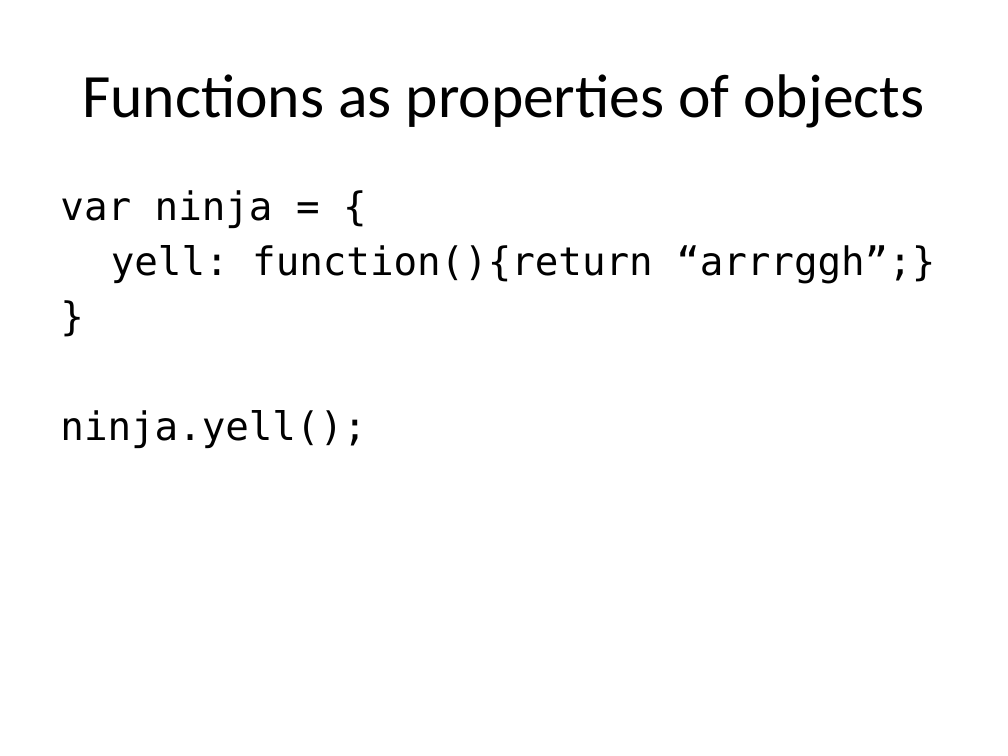
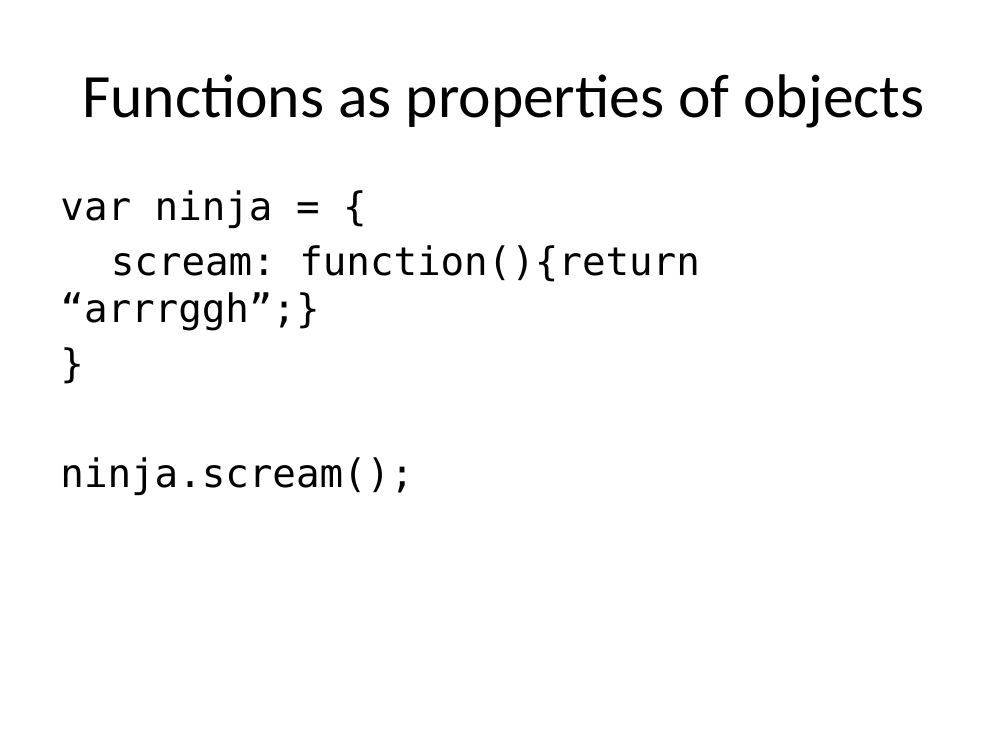
Before and after one commit to kimon-satan/SAEjavaScript, a slide deck: slide 4 of week8/slides/week8.pptx (slide 5 before the commit). Drawn at 1008x756 pixels with LibreOffice and Linux fonts; fonts in the diff are those of the drawing. Boxes give left, top, right and bottom in pixels: in the first picture for what was removed or moved away, otherwise in the second. Text is boxed around its words. In the diff, an @@ line names an element or a change of style, - is before the commit and + after.

```diff
--- a/week8/slides/week8.pptx
+++ b/week8/slides/week8.pptx
@@ text at <box>60,245,700,331</box>: text changed @@
-yell: function(){return “arrrggh”;}
+scream: function(){return “arrrggh”;}
@@ text at <box>60,457,413,495</box>: text changed @@
-ninja.yell();
+ninja.scream();
```
Also in this commit, not shown: 4 other slides changed, 10 slides added, 1 slide removed.
